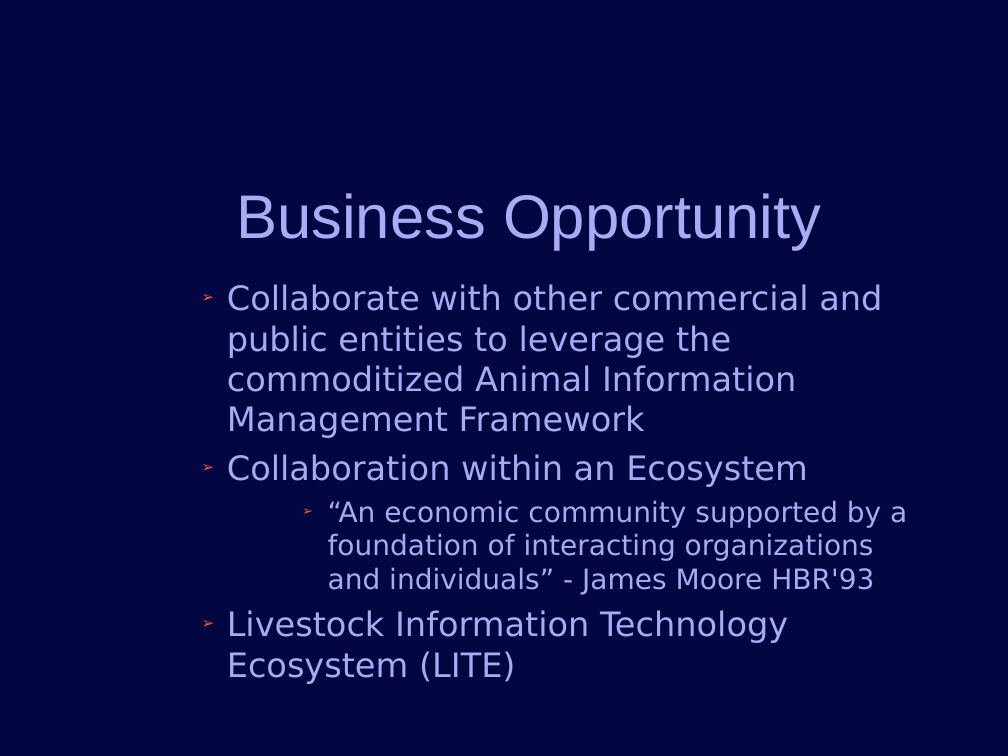
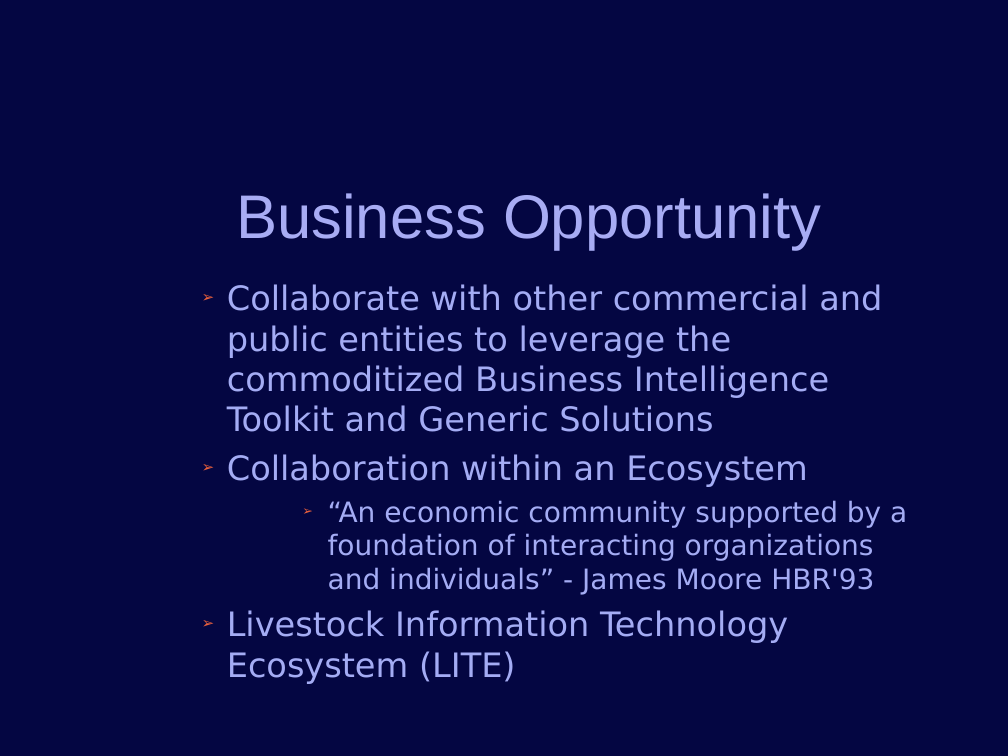
Before and after one commit to jconlon/Tracker, a slide deck: slide 11 of tracker/trunk/com.verticon.tracker.documentation/src/Business Introduction.odp (slide 12 before the commit). Drawn at 1008x756 pixels with LibreOffice and Linux fonts; fonts in the diff are those of the drawing; background and template pictures are left out. Boxes give left, top, right and bottom in pixels: in the first picture for what was removed or moved away, otherwise in the second. Text is boxed around its words. In the diff, an @@ line names an element or a change of style, - is before the commit and + after.

```diff
--- a/tracker/trunk/com.verticon.tracker.documentation/src/Business Introduction.odp
+++ b/tracker/trunk/com.verticon.tracker.documentation/src/Business Introduction.odp
@@ text at box(227, 284, 882, 432): text changed @@
-    ➢ Collaborate with other commercial and public entities to leverage the commoditized Animal Information Management Framework
+    ➢ Collaborate with other commercial and public entities to leverage the commoditized Business Intelligence Toolkit and Generic Solutions
```
Also in this commit, not shown: 4 other slides changed, 1 slide added, 2 slides removed.
